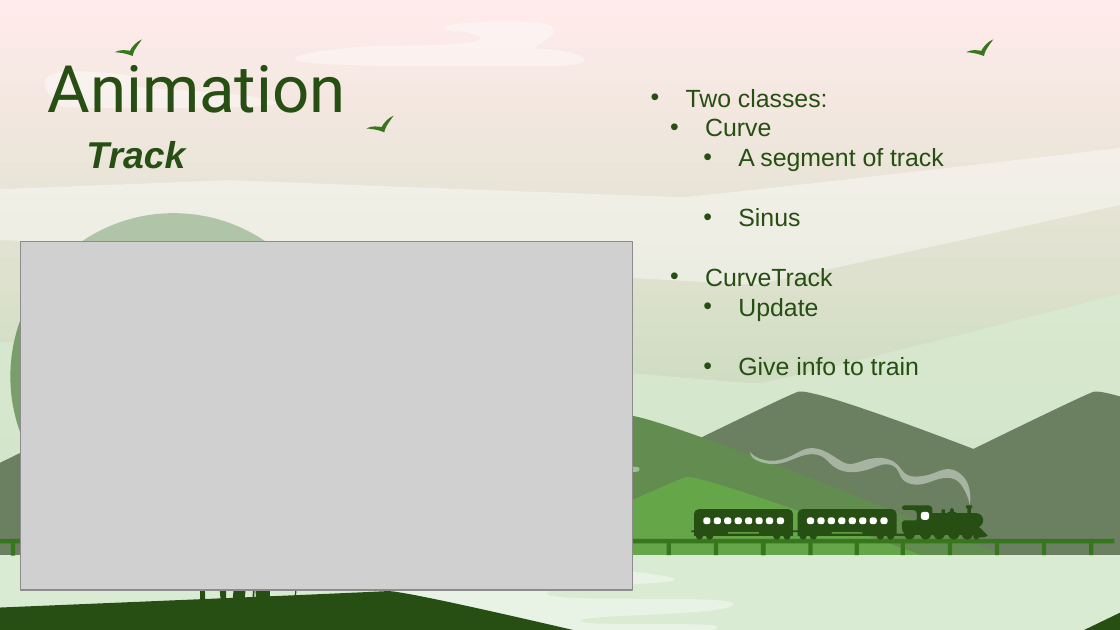
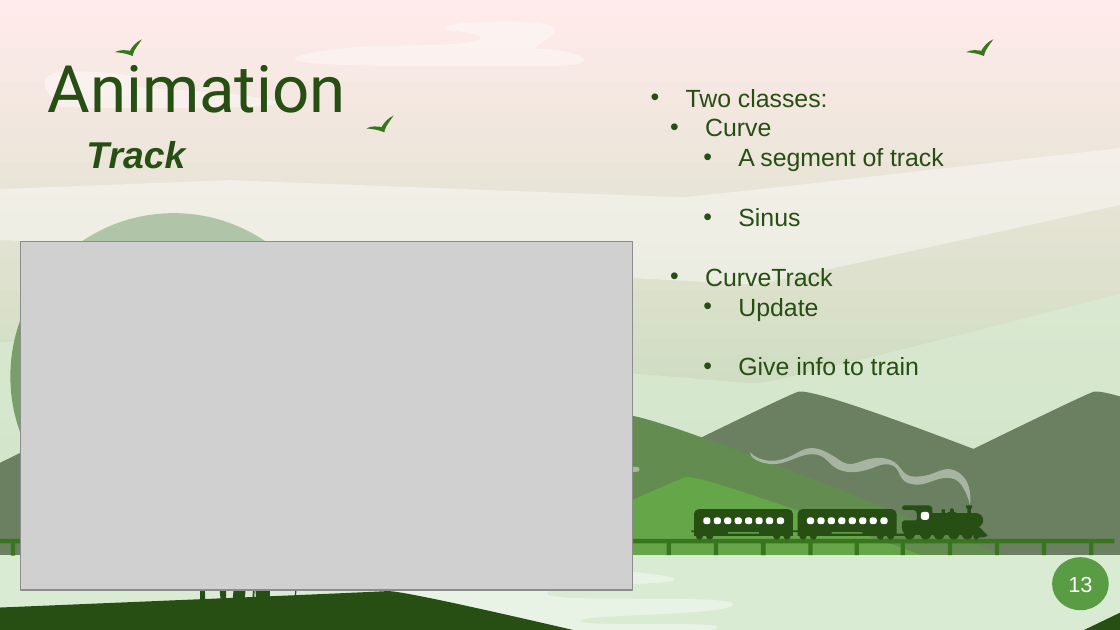
Before and after one commit to Smoother19/MusicAnimation, a slide deck: slide 13 of docs/presentation/PresAlpha.pptx. Drawn at 1120x630 pixels with LibreOffice and Linux fonts; fonts in the diff are those of the drawing; grey boxes stand for pictures. Boxes give left, top, right and bottom in pixels: in the first picture for what was removed or moved away, otherwise in the second. Text is boxed around its words. In the diff, an @@ line names an element or a change of style, - is before the commit and + after.

```diff
--- a/docs/presentation/PresAlpha.pptx
+++ b/docs/presentation/PresAlpha.pptx
@@ freeform shape added at (x1=1052, y1=558, x2=1109, y2=610), fill #599C43, 14 pt, text #FFFFFF @@
+13
```
Also in this commit, not shown: 20 other slides changed.
